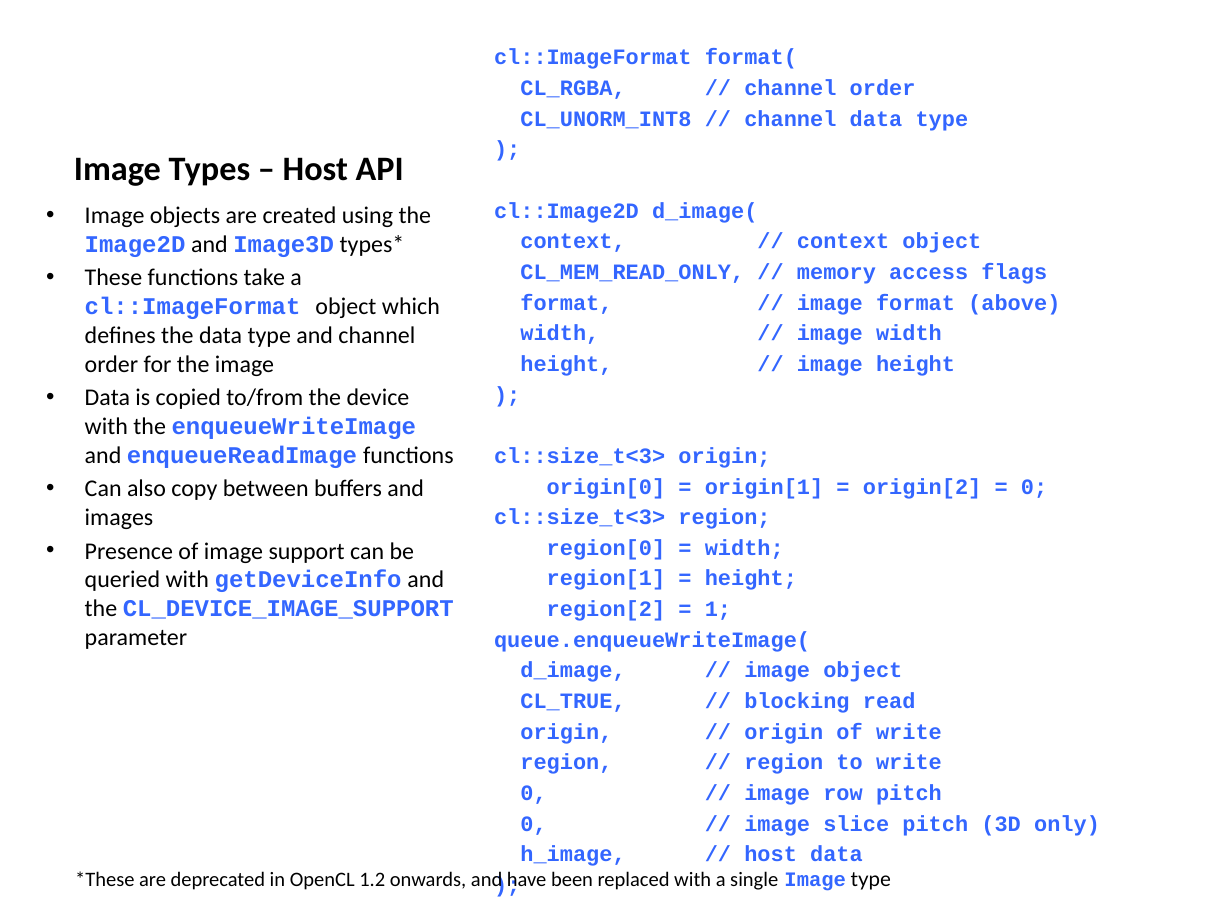
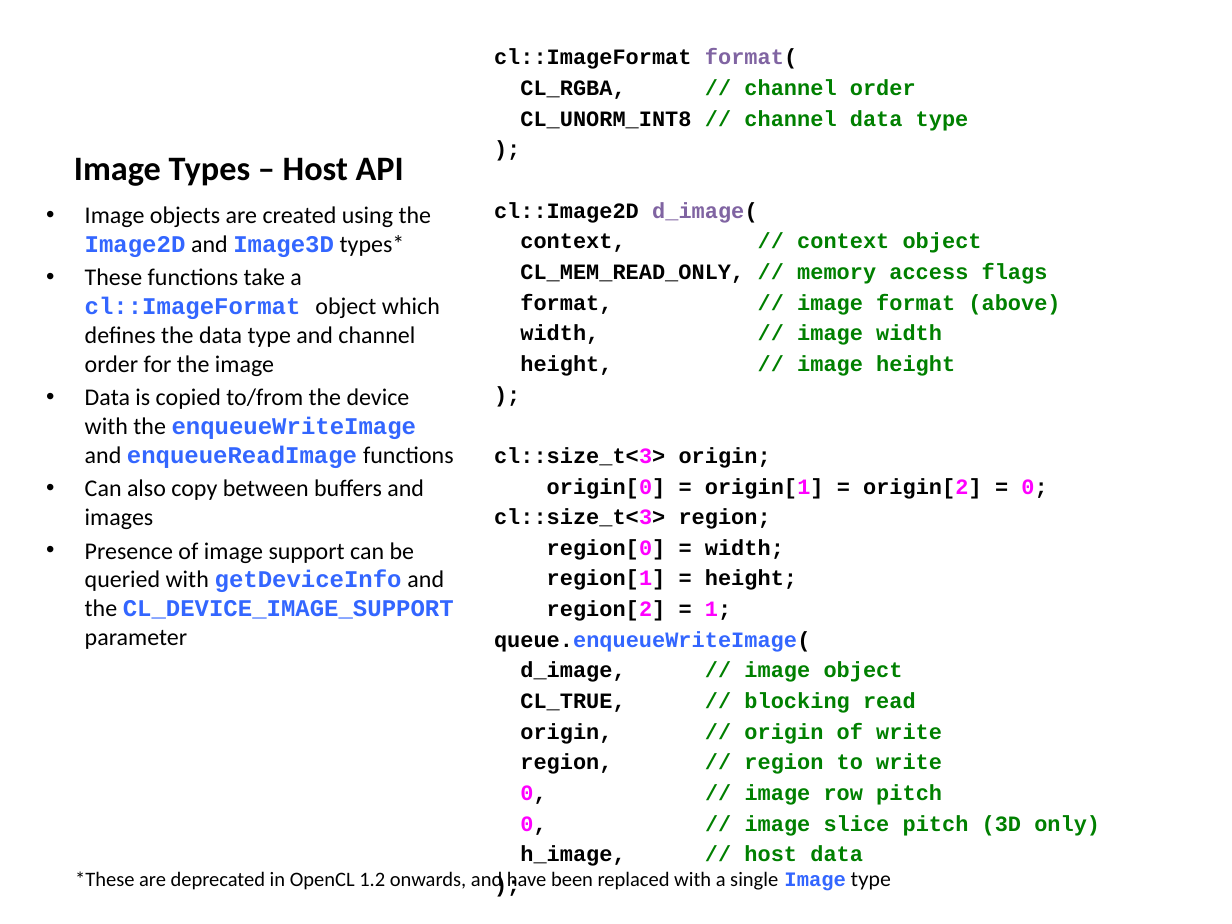
Before and after one commit to UoB-HPC/opencl-training-code, a slide deck: slide 77 of slides/advanced_part3.pptx. Drawn at 1232x924 pixels with LibreOffice and Linux fonts; fonts in the diff are those of the drawing. Boxes give left, top, right and bottom in pixels: in the first picture for what was removed or moved away, otherwise in the second. Text is boxed around its words. In the diff, an @@ line names an element or a change of style, - is before the commit and + after.

```diff
--- a/slides/advanced_part3.pptx
+++ b/slides/advanced_part3.pptx
@@ text "cl::ImageFormat format(" at box(494, 49, 1100, 836): text colour #3366FF to #000000 in "cl::ImageFormat format(", "CL_RGBA,", "CL_UNORM_INT8", ");" and 22 more places; text colour #3366FF to #8064A2 in "format(", "d_image("; text colour #3366FF to #008000 in "// channel order", "// channel data type", "// context object", "// memory access flags" and 10 more places; text colour #3366FF to #FF00FF in "cl::size_t<3>", "origin[0] origin[1] origin[2] 0;", "cl::size_t<3>", "region[0]" and 4 more places @@
```
Also in this commit, not shown: 8 other slides changed, 3 other files.
